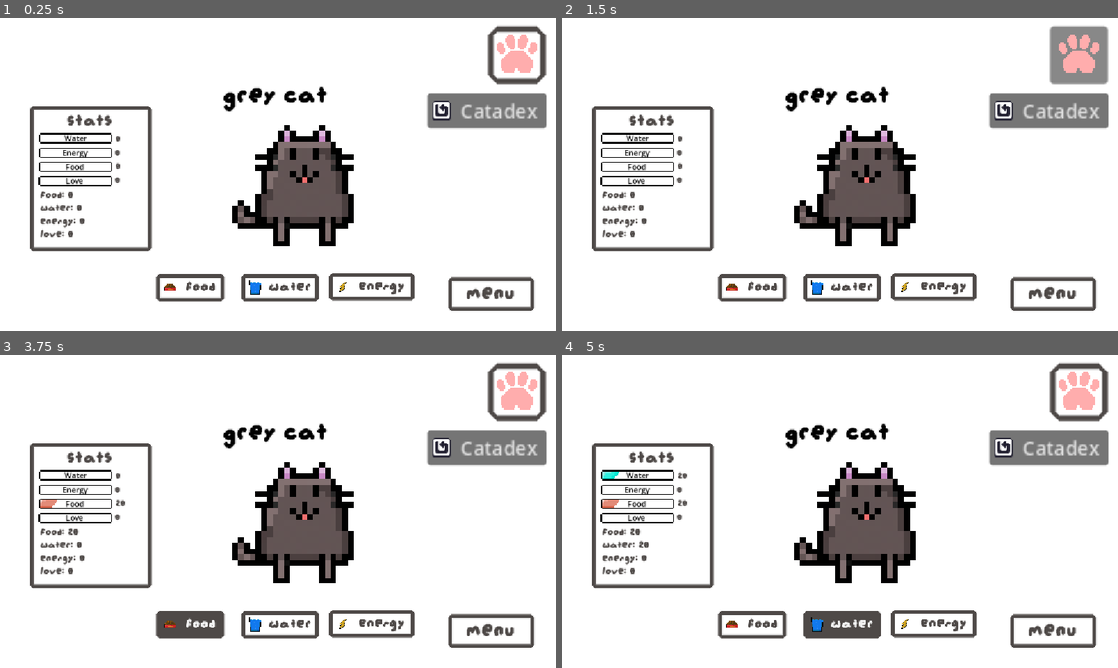
Above: before the commit, frames 1-4 (two rows, left to right).
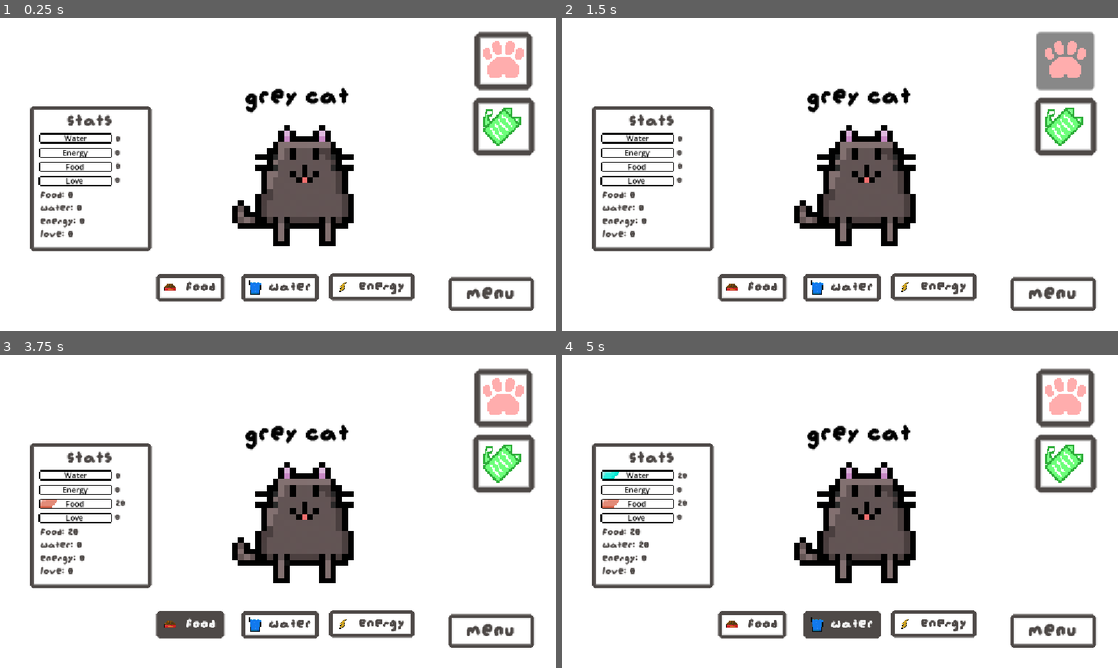
Above: after the commit, the same moments.

Repository: smallzdev/Tomagotchi-game
Game: Godot game, scene res://scenes/menus/main_game_scene.tscn
Two runs of this game, one before a commit and one after it. Both use one fixed random seed, a clock stepped at 60 frames per second and the inputs below. This scene is started directly instead of the project's main scene.
Inputs (mouse positions are in pixels of both pictures, inside the frame that each line leads up to; where the layout moved, square brackets give the same spot in the first picture):
- Up to frame 1 (0.25 s): no input
- Up to frame 2 (1.5 s): click (1067, 127) [1051, 111] at 0.5 s; click "Back" at 1.25 s
- Up to frame 3 (3.75 s): click (505, 398) [517, 392] at 2 s; click "Back" at 2.75 s; click "food" at 3.5 s
- Up to frame 4 (5 s): click "water" at 4.25 s

The runs differ from the first frame. In frame 1, 5.7% of the frame differs, in the area x 40-99%, y 2-44%; in frame 2, 5.6%; in frame 3, 5.7%; in frame 4, 5.7%.

Commit message:
cleaned up buttons

Diff:
--- a/scenes/menus/main_game_scene.tscn
+++ b/scenes/menus/main_game_scene.tscn
@@ -1,6 +1,5 @@
 [gd_scene format=3 uid="uid://bki82bxn7t1sh"]
 
-[ext_resource type="Texture2D" uid="uid://dy1dwj583kuyx" path="res://Resources/InUse/ReusedAssets/Restart.png" id="1_582wh"]
 [ext_resource type="Texture2D" uid="uid://chddrjeae3fxo" path="res://Resources/InUse/TamagotchiCustomAssets/pinkpaw.png" id="1_sy1ir"]
 [ext_resource type="Script" uid="uid://dhismqn5ngu3j" path="res://scripts/menu_button.gd" id="2_ttbmu"]
 [ext_resource type="Script" uid="uid://dfum1py7ro6qt" path="res://scenes/menus/main_game_buttons.gd" id="3_2yd1b"]
@@ -10,6 +9,7 @@
 [ext_resource type="Texture2D" uid="uid://dw61i515yloun" path="res://Resources/InUse/TamagotchiCustomAssets/water.png" id="5_06yng"]
 [ext_resource type="Texture2D" uid="uid://c4yyj5gwsqovb" path="res://Resources/InUse/ReusedAssets/cat3.png" id="5_a5mcm"]
 [ext_resource type="Script" uid="uid://dmqw6rtj7oams" path="res://scenes/menus/pet_sprite.gd" id="5_qmn8o"]
+[ext_resource type="Texture2D" uid="uid://b03x77etxhbg6" path="res://Resources/InUse/TamagotchiCustomAssets/catadex.png" id="5_sy1ir"]
 [ext_resource type="Texture2D" uid="uid://bgp28b4ho7xhv" path="res://Resources/InUse/TamagotchiCustomAssets/energy.png" id="6_36xus"]
 [ext_resource type="Texture2D" uid="uid://b3kknikmix4mx" path="res://Resources/InUse/TamagotchiCustomAssets/pets/Ghost.png" id="6_j57ku"]
 [ext_resource type="Texture2D" uid="uid://bglbjo6m1ylc" path="res://Resources/InUse/TamagotchiCustomAssets/waterbar.png" id="6_m1d2h"]
@@ -30,10 +30,10 @@
 border_width_right = 4
 border_width_bottom = 4
 border_color = Color(0.30588236, 0.28627452, 0.2784314, 1)
-corner_radius_top_left = 5
-corner_radius_top_right = 5
-corner_radius_bottom_right = 5
-corner_radius_bottom_left = 5
+corner_radius_top_left = 2
+corner_radius_top_right = 2
+corner_radius_bottom_right = 2
+corner_radius_bottom_left = 2
 corner_detail = 1
 
 [sub_resource type="StyleBoxFlat" id="StyleBoxFlat_ahvjs"]
@@ -547,10 +547,10 @@
 [node name="petsButton" type="Button" parent="." unique_id=639940516]
 unique_name_in_owner = true
 texture_filter = 1
-offset_left = 1011.00006
-offset_top = 17.0
-offset_right = 1051.0
-offset_bottom = 57.0
+offset_left = 983.00006
+offset_top = 29.0
+offset_right = 1023.00006
+offset_bottom = 69.0
 scale = Vector2(3, 3)
 theme_override_font_sizes/font_size = 20
 theme_override_styles/normal = SubResource("StyleBoxFlat_iojj0")
@@ -574,14 +574,15 @@
 
 [node name="catadexButton" type="Button" parent="." unique_id=1773348621]
 unique_name_in_owner = true
-offset_left = 886.0
-offset_top = 156.0
-offset_right = 1009.0
-offset_bottom = 192.0
-scale = Vector2(2, 2)
+texture_filter = 1
+offset_left = 980.0
+offset_top = 165.0
+offset_right = 1022.5
+offset_bottom = 205.0
+scale = Vector2(3, 3)
 theme_override_font_sizes/font_size = 20
-text = "Catadex"
-icon = ExtResource("1_582wh")
+theme_override_styles/normal = SubResource("StyleBoxFlat_iojj0")
+icon = ExtResource("5_sy1ir")
 script = ExtResource("3_2yd1b")
 
 [node name="foodButton" type="Button" parent="." unique_id=1158770600]
@@ -637,10 +638,10 @@
 
 [node name="petSpriteTitle" type="Label" parent="." unique_id=1332177370]
 unique_name_in_owner = true
-offset_left = 463.0
-offset_top = 134.0
-offset_right = 756.0
-offset_bottom = 192.0
+offset_left = 508.0
+offset_top = 136.0
+offset_right = 897.0
+offset_bottom = 194.0
 theme_override_colors/font_color = Color(0, 0, 0, 1)
 theme_override_fonts/font = ExtResource("4_ymjn7")
 theme_override_font_sizes/font_size = 60
Binary file added: Resources/InUse/TamagotchiCustomAssets/catadex.png
Not shown, added: Resources/InUse/TamagotchiCustomAssets/catadex.png.import
